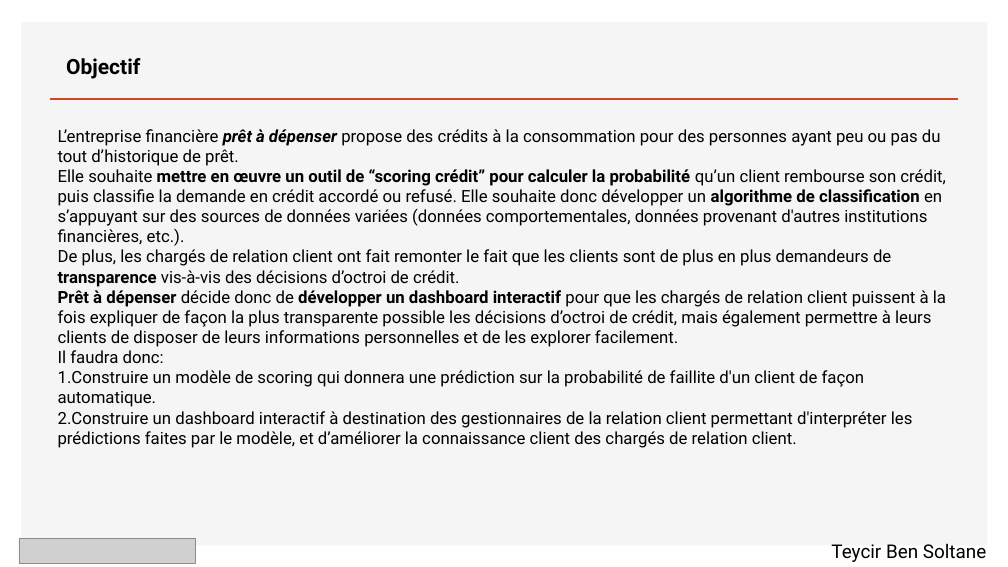
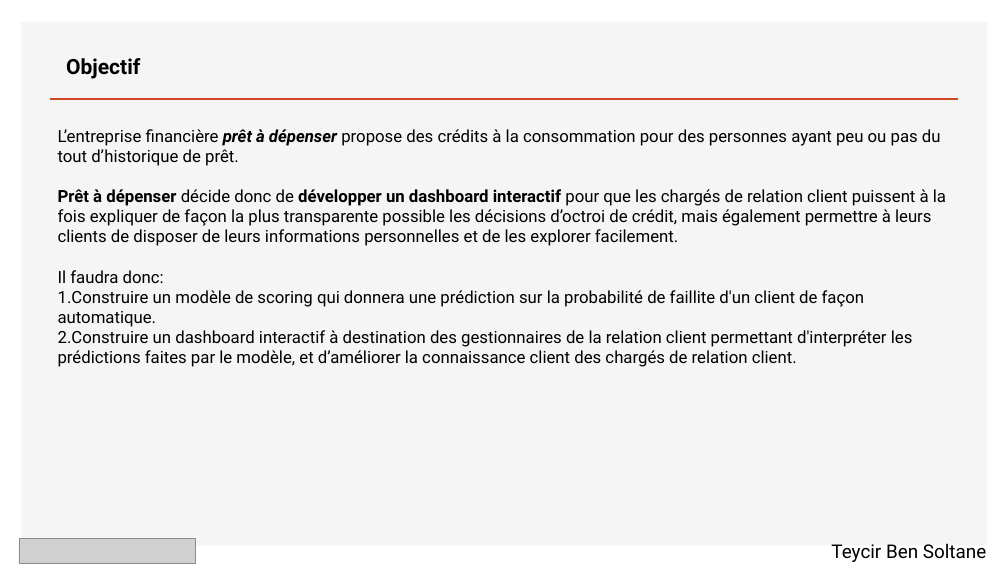
Before and after one commit to Teycir/Openclassrooms_project7, a slide deck: slide 2 of P7_01_Support.pptx. Drawn at 1008x567 pixels with LibreOffice and Linux fonts; fonts in the diff are those of the drawing; grey boxes stand for pictures. Boxes give left, top, right and bottom in pixels: in the first picture for what was removed or moved away, otherwise in the second. Text is boxed around its words. In the diff, an @@ line names an element or a change of style, - is before the commit and + after.

```diff
--- a/P7_01_Support.pptx
+++ b/P7_01_Support.pptx
@@ text at bbox=[58, 169, 945, 287]: paragraphs removed @@
-Elle souhaite mettre en œuvre un outil de “scoring crédit” pour calculer la probabilité qu’un client rembourse son crédit, puis classifie la demande en crédit accordé ou refusé. Elle souhaite donc développer un algorithme de classification en s’appuyant sur des sources de données variées (données comportementales, données provenant d'autres institutions financières, etc.).
-De plus, les chargés de relation client ont fait remonter le fait que les clients sont de plus en plus demandeurs de transparence vis-à-vis des décisions d’octroi de crédit.
```
Also in this commit, not shown: 7 other slides changed, 1 slide removed.
